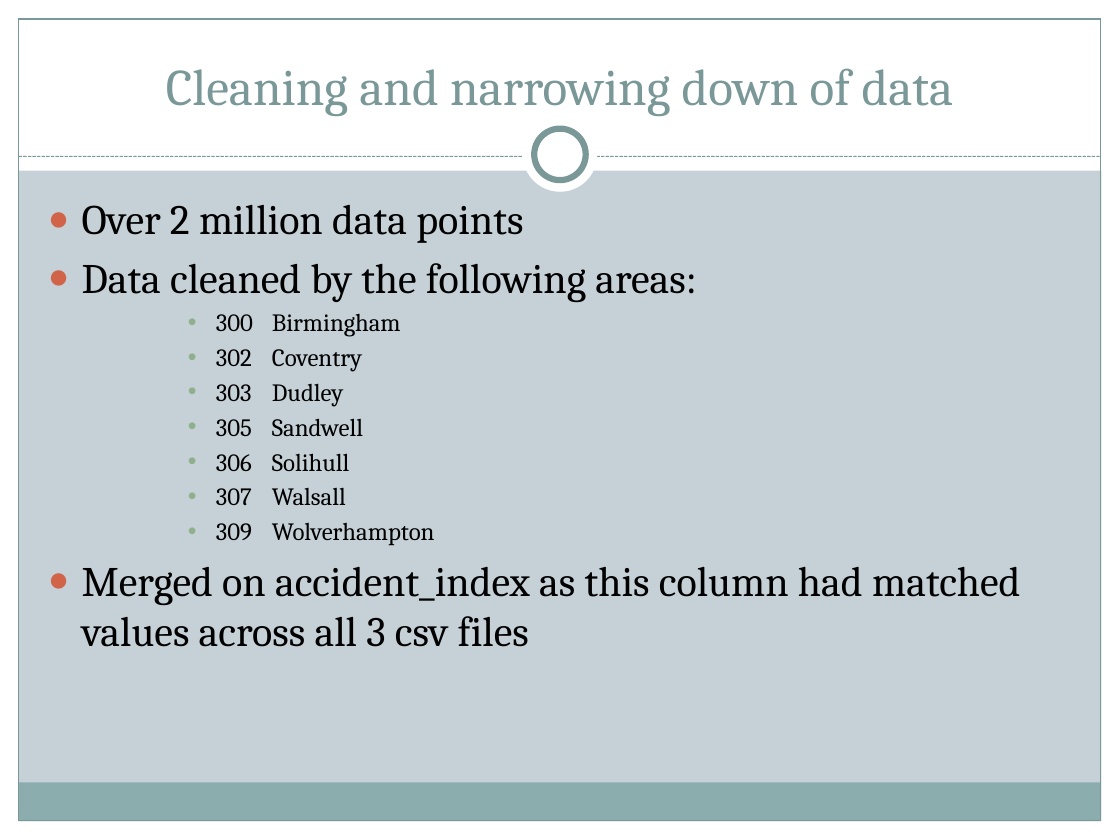
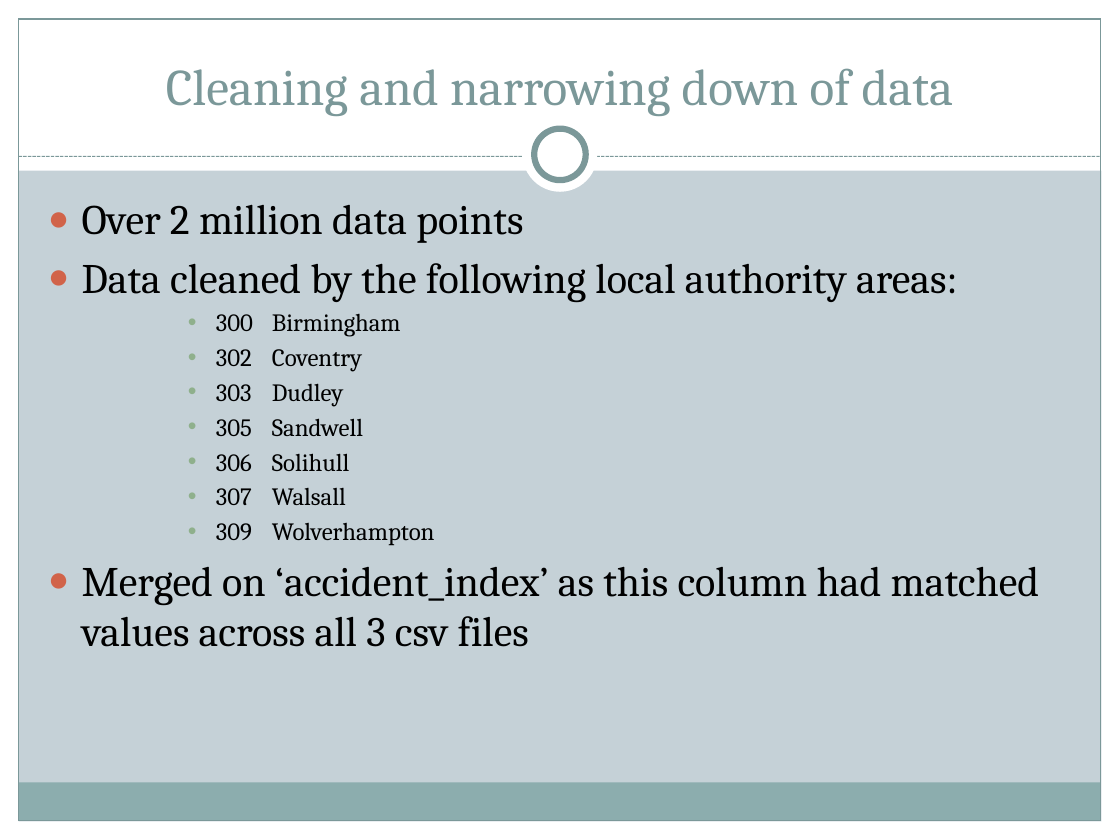
Before and after one commit to HabibR101/Project_1, a slide deck: slide 2 of Car Accidents Data Analysis.pptx. Drawn at 1120x840 pixels with LibreOffice and Linux fonts; fonts in the diff are those of the drawing. Boxes give left, top, right and bottom in pixels: in the first picture for what was removed or moved away, otherwise in the second. Text is boxed around its words. In the diff, an @@ line names an element or a change of style, - is before the commit and + after.

```diff
--- a/Car Accidents Data Analysis.pptx
+++ b/Car Accidents Data Analysis.pptx
@@ text at bbox=[82, 263, 958, 303]: text changed @@
-● Data cleaned by the following areas:
+● Data cleaned by the following local authority areas:
@@ text at bbox=[82, 566, 1040, 647]: text changed @@
-● Merged on accident_index as this column had matched values across all 3 csv files
+● Merged on ‘accident_index’ as this column had matched values across all 3 csv files
```
Also in this commit, not shown: 2 other slides changed, 16 slides added, 1 other file.
